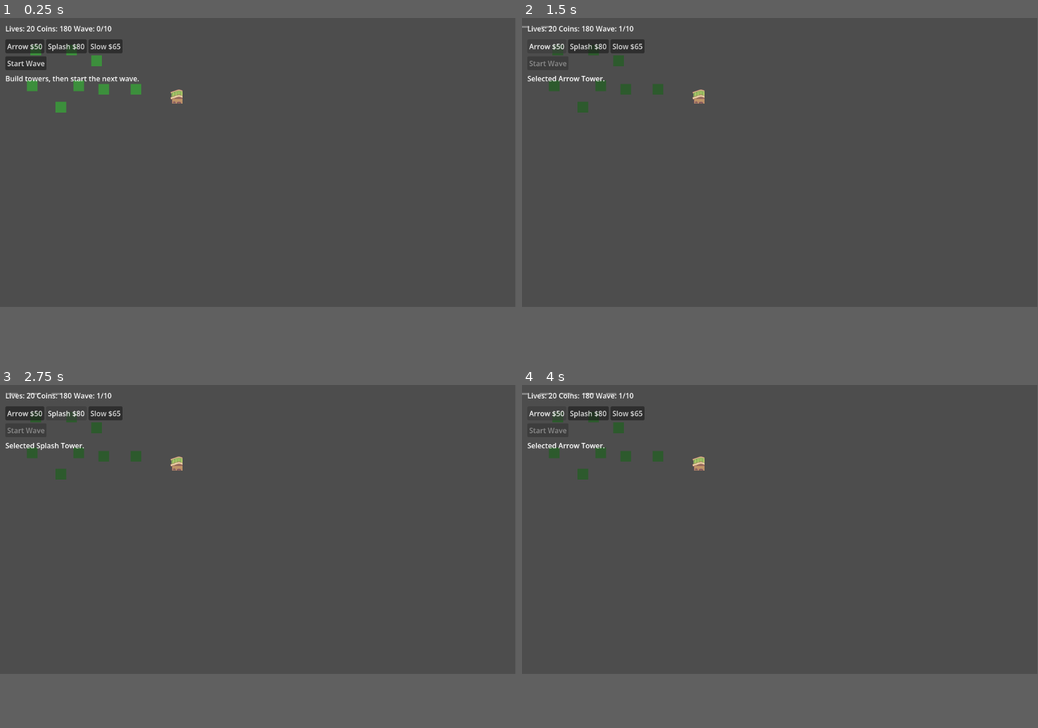
Above: before the commit, frames 1-4 (two rows, left to right).
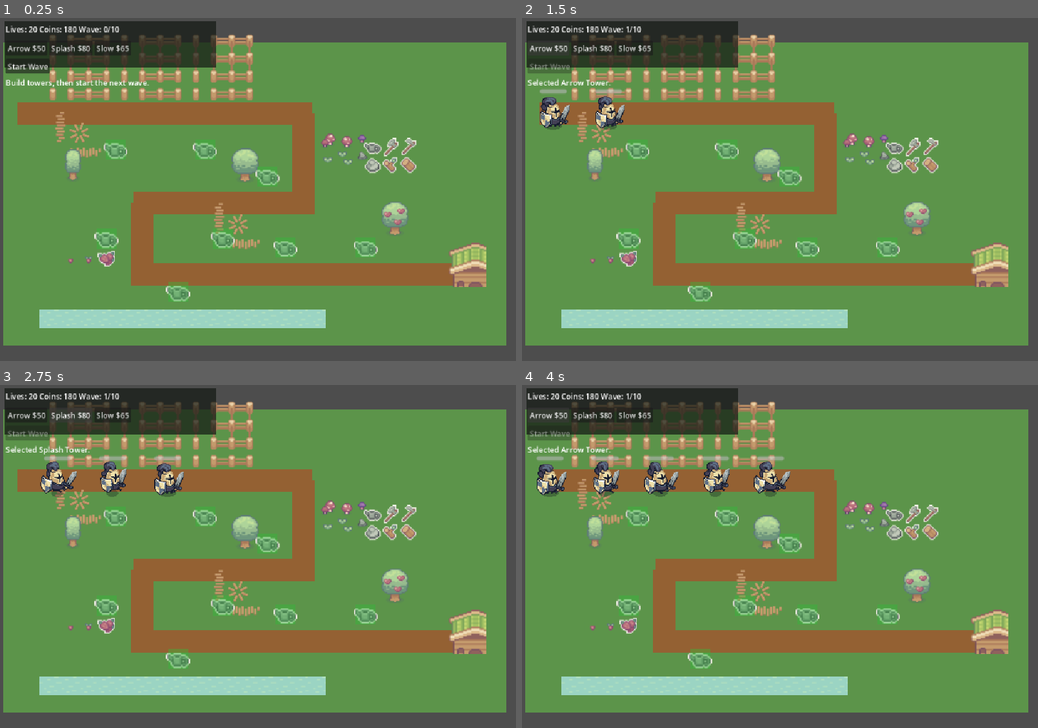
Above: after the commit, the same moments.

Repository: q107580018/croptails
Game: Godot game, scene res://scenes/Main.tscn
The game is run twice, just before and just after one commit, with the same random seed, the same clock (stepped at 60 frames per second) and the same inputs.
Inputs:
- Up to frame 1 (0.25 s): no input
- Up to frame 2 (1.5 s): click "Start Wave" at 0.5 s; click "Arrow $50" at 1.25 s
- Up to frame 3 (2.75 s): click "Splash $80" at 2 s
- Up to frame 4 (4 s): click "Slow $65" at 2.75 s; click "Arrow $50" at 3.5 s
In our replay, the window is 799x449 before the commit and 800x533 after it. These sizes can differ from the game's own. Grey fills any space a smaller window leaves; there, only what the larger window draws over its background counts as a difference.

The runs differ from the first frame. In frame 1, 85% of the frame differs, in the area x 0-100%, y 0-100%; in frame 2, 85%; in frame 3, 85%; in frame 4, 85%.

Commit message:
Update gameplay and Tiny Swords assets

Diff:
--- a/project.godot
+++ b/project.godot
@@ -10,10 +10,16 @@
 
 [application]
 
+config/name="Croptails"
 run/main_scene="res://scenes/Main.tscn"
-config/name="Croptails"
 config/features=PackedStringArray("4.6", "Mobile")
 config/icon="res://icon.svg"
+
+[display]
+
+window/size/viewport_width=1080
+window/size/viewport_height=720
+window/stretch/mode="canvas_items"
 
 [physics]
 
--- a/resources/enemies/fast_enemy.tres
+++ b/resources/enemies/fast_enemy.tres
@@ -12,5 +12,5 @@
 life_damage = 1
 sprite_texture = ExtResource("2")
 sprite_region = Rect2(0, 0, 16, 16)
-sprite_scale = Vector2(1, 1)
+sprite_scale = Vector2(0.35, 0.35)
 tint = Color(1, 1, 1, 1)
--- a/resources/enemies/normal_enemy.tres
+++ b/resources/enemies/normal_enemy.tres
@@ -12,5 +12,5 @@
 life_damage = 1
 sprite_texture = ExtResource("2")
 sprite_region = Rect2(0, 0, 16, 16)
-sprite_scale = Vector2(1, 1)
+sprite_scale = Vector2(0.35, 0.35)
 tint = Color(1, 1, 1, 1)
--- a/resources/enemies/tank_enemy.tres
+++ b/resources/enemies/tank_enemy.tres
@@ -12,5 +12,5 @@
 life_damage = 2
 sprite_texture = ExtResource("2")
 sprite_region = Rect2(0, 0, 16, 16)
-sprite_scale = Vector2(1, 1)
+sprite_scale = Vector2(0.35, 0.35)
 tint = Color(1, 1, 1, 1)
--- a/resources/waves/wave_01.tres
+++ b/resources/waves/wave_01.tres
@@ -12,6 +12,5 @@
 
 [resource]
 script = ExtResource("1")
-wave_number = 1
+entries = Array[ExtResource("2")]([SubResource("Resource_1")])
 coin_bonus = 8
-entries = Array[ExtResource("2")]([SubResource("Resource_1")])
--- a/resources/waves/wave_02.tres
+++ b/resources/waves/wave_02.tres
@@ -13,5 +13,4 @@
 [resource]
 script = ExtResource("1")
 wave_number = 2
-coin_bonus = 10
 entries = Array[ExtResource("2")]([SubResource("Resource_1")])
--- a/resources/waves/wave_03.tres
+++ b/resources/waves/wave_03.tres
@@ -13,5 +13,4 @@
 [resource]
 script = ExtResource("1")
 wave_number = 3
-coin_bonus = 10
 entries = Array[ExtResource("2")]([SubResource("Resource_1")])
--- a/resources/waves/wave_04.tres
+++ b/resources/waves/wave_04.tres
@@ -14,11 +14,10 @@
 [sub_resource type="Resource" id="Resource_2"]
 script = ExtResource("2")
 enemy = ExtResource("4")
-count = 5
 spawn_interval = 0.6
 
 [resource]
 script = ExtResource("1")
 wave_number = 4
+entries = Array[ExtResource("2")]([SubResource("Resource_1"), SubResource("Resource_2")])
 coin_bonus = 12
-entries = Array[ExtResource("2")]([SubResource("Resource_1"), SubResource("Resource_2")])
--- a/resources/waves/wave_07.tres
+++ b/resources/waves/wave_07.tres
@@ -1,14 +1,13 @@
 [gd_resource type="Resource" script_class="WaveConfig" format=3 uid="uid://db7247flt37sg"]
 
-[ext_resource type="Script" path="res://scripts/data/wave_config.gd" id="1"]
-[ext_resource type="Script" path="res://scripts/data/wave_entry.gd" id="2"]
-[ext_resource type="Resource" path="res://resources/enemies/tank_enemy.tres" id="3"]
-[ext_resource type="Resource" path="res://resources/enemies/fast_enemy.tres" id="4"]
+[ext_resource type="Script" uid="uid://cia7escdpurff" path="res://scripts/data/wave_config.gd" id="1"]
+[ext_resource type="Script" uid="uid://nrpjiidb5l8k" path="res://scripts/data/wave_entry.gd" id="2"]
+[ext_resource type="Resource" uid="uid://bnv02lj2y6uov" path="res://resources/enemies/tank_enemy.tres" id="3"]
+[ext_resource type="Resource" uid="uid://rubxxfq5kfdq" path="res://resources/enemies/fast_enemy.tres" id="4"]
 
 [sub_resource type="Resource" id="Resource_1"]
 script = ExtResource("2")
 enemy = ExtResource("3")
-count = 5
 spawn_interval = 0.85
 
 [sub_resource type="Resource" id="Resource_2"]
--- a/resources/waves/wave_09.tres
+++ b/resources/waves/wave_09.tres
@@ -15,10 +15,9 @@
 script = ExtResource("2")
 enemy = ExtResource("4")
 count = 6
-spawn_interval = 0.7
 
 [resource]
 script = ExtResource("1")
 wave_number = 9
+entries = Array[ExtResource("2")]([SubResource("Resource_1"), SubResource("Resource_2")])
 coin_bonus = 20
-entries = Array[ExtResource("2")]([SubResource("Resource_1"), SubResource("Resource_2")])
--- a/scenes/Enemy.tscn
+++ b/scenes/Enemy.tscn
@@ -1,6 +1,57 @@
-[gd_scene format=3]
+[gd_scene load_steps=10 format=3]
 
 [ext_resource type="Script" path="res://scripts/game/enemy.gd" id="1_enemy"]
+[ext_resource type="Texture2D" uid="uid://l28tql7elrhi" path="res://assets/Tiny Swords/Units/Black Units/Warrior/Warrior_Run.png" id="2_run"]
+
+[sub_resource type="AtlasTexture" id="AtlasTexture_run_0"]
+atlas = ExtResource("2_run")
+region = Rect2(0, 0, 192, 192)
+
+[sub_resource type="AtlasTexture" id="AtlasTexture_run_1"]
+atlas = ExtResource("2_run")
+region = Rect2(192, 0, 192, 192)
+
+[sub_resource type="AtlasTexture" id="AtlasTexture_run_2"]
+atlas = ExtResource("2_run")
+region = Rect2(384, 0, 192, 192)
+
+[sub_resource type="AtlasTexture" id="AtlasTexture_run_3"]
+atlas = ExtResource("2_run")
+region = Rect2(576, 0, 192, 192)
+
+[sub_resource type="AtlasTexture" id="AtlasTexture_run_4"]
+atlas = ExtResource("2_run")
+region = Rect2(768, 0, 192, 192)
+
+[sub_resource type="AtlasTexture" id="AtlasTexture_run_5"]
+atlas = ExtResource("2_run")
+region = Rect2(960, 0, 192, 192)
+
+[sub_resource type="SpriteFrames" id="SpriteFrames_enemy_run"]
+animations = [{
+"frames": [{
+"duration": 1.0,
+"texture": SubResource("AtlasTexture_run_0")
+}, {
+"duration": 1.0,
+"texture": SubResource("AtlasTexture_run_1")
+}, {
+"duration": 1.0,
+"texture": SubResource("AtlasTexture_run_2")
+}, {
+"duration": 1.0,
+"texture": SubResource("AtlasTexture_run_3")
+}, {
+"duration": 1.0,
+"texture": SubResource("AtlasTexture_run_4")
+}, {
+"duration": 1.0,
+"texture": SubResource("AtlasTexture_run_5")
+}],
+"loop": true,
+"name": &"run",
+"speed": 10.0
+}]
 
 [sub_resource type="CircleShape2D" id="CircleShape2D_hit"]
 radius = 10.0
@@ -8,7 +59,11 @@
 [node name="root" type="PathFollow2D" unique_id=129724694]
 script = ExtResource("1_enemy")
 
-[node name="Sprite2D" type="Sprite2D" parent="." unique_id=1822553621]
+[node name="AnimatedSprite2D" type="AnimatedSprite2D" parent="." unique_id=1822553621]
+scale = Vector2(0.35, 0.35)
+sprite_frames = SubResource("SpriteFrames_enemy_run")
+animation = &"run"
+autoplay = "run"
 
 [node name="HealthBar" type="ProgressBar" parent="." unique_id=393750811]
 offset_left = -12.0
--- a/scenes/Main.tscn
+++ b/scenes/Main.tscn
@@ -1,66 +1,220 @@
-[gd_scene format=3 uid="uid://c4o2ybc1nue4f"]
+[gd_scene format=3 uid="uid://dbag3lurfiiew"]
 
 [ext_resource type="Script" uid="uid://dsac6ao6xol7" path="res://scripts/state/state_machine.gd" id="1_sm"]
 [ext_resource type="Script" uid="uid://b0g07b827qel0" path="res://scripts/state/build_phase.gd" id="2_bp"]
 [ext_resource type="Script" uid="uid://bxdx7fevsot43" path="res://scripts/state/wave_phase.gd" id="3_wp"]
 [ext_resource type="Script" uid="uid://hjvvnrmn5smd" path="res://scripts/state/victory_phase.gd" id="4_vp"]
 [ext_resource type="Script" uid="uid://hyrsf4rxf56a" path="res://scripts/state/defeat_phase.gd" id="5_dp"]
-[ext_resource type="Script" path="res://scripts/game/main.gd" id="6_main"]
-[ext_resource type="Script" path="res://scripts/ui/hud.gd" id="7_hud"]
+[ext_resource type="Script" uid="uid://cyimmcypr7cys" path="res://scripts/game/main.gd" id="6_main"]
+[ext_resource type="Script" uid="uid://b7ry20j25i53i" path="res://scripts/ui/hud.gd" id="7_hud"]
 [ext_resource type="PackedScene" path="res://scenes/TowerSlot.tscn" id="8_slot"]
-[ext_resource type="CompressedTexture2D" uid="uid://32s7r74hqpnk" path="res://assets/game/objects/free_chicken_house.png" id="9_chicken"]
+[ext_resource type="Texture2D" uid="uid://32s7r74hqpnk" path="res://assets/game/objects/free_chicken_house.png" id="9_chicken"]
+[ext_resource type="Texture2D" uid="uid://4vmn5g7w08w8" path="res://assets/game/objects/paths.png" id="10_paths"]
+[ext_resource type="Texture2D" uid="uid://5a3qv4njl0yj" path="res://assets/game/tilesets/water.png" id="11_water"]
+[ext_resource type="Texture2D" uid="uid://ua8brkh8au33" path="res://assets/game/tilesets/fences.png" id="12_fences"]
+[ext_resource type="Texture2D" uid="uid://dppe0mjob4bcd" path="res://assets/game/objects/basic_grass_biom_things.png" id="13_grass_objects"]
+[ext_resource type="Texture2D" uid="uid://uvjft44t5mh2" path="res://assets/game/objects/basic_tools_and_meterials.png" id="14_tools"]
 
 [sub_resource type="Curve2D" id="Curve2D_enemy"]
 _data = {
 "points": PackedVector2Array(0, 0, 0, 0, 0, 40, 0, 0, 0, 0, 248, 40, 0, 0, 0, 0, 248, 120, 0, 0, 0, 0, 104, 120, 0, 0, 0, 0, 104, 184, 0, 0, 0, 0, 376, 184)
 }
+point_count = 6
 
 [node name="root" type="Node2D" unique_id=1906210728]
 script = ExtResource("6_main")
 
-[node name="Map" type="TileMapLayer" parent="." unique_id=1806014128]
-
-[node name="EnemyPath" type="Path2D" parent="." unique_id=110740544]
+[node name="World" type="Node2D" parent="." unique_id=1322108413]
+position = Vector2(40, 130)
+scale = Vector2(2, 2)
+
+[node name="Background" type="ColorRect" parent="World" unique_id=2028990558]
+offset_left = -20.0
+offset_top = -24.0
+offset_right = 430.0
+offset_bottom = 248.0
+mouse_filter = 2
+color = Color(0.36, 0.58, 0.29, 1)
+
+[node name="RoadSegments" type="Node2D" parent="World" unique_id=1029673469]
+
+[node name="RoadTop" type="ColorRect" parent="World/RoadSegments" unique_id=1324731876]
+offset_left = -8.0
+offset_top = 30.0
+offset_right = 256.0
+offset_bottom = 50.0
+mouse_filter = 2
+color = Color(0.58, 0.38, 0.2, 1)
+
+[node name="RoadRightDrop" type="ColorRect" parent="World/RoadSegments" unique_id=1230367133]
+offset_left = 238.0
+offset_top = 40.0
+offset_right = 258.0
+offset_bottom = 130.0
+mouse_filter = 2
+color = Color(0.58, 0.38, 0.2, 1)
+
+[node name="RoadMiddle" type="ColorRect" parent="World/RoadSegments" unique_id=277500277]
+offset_left = 96.0
+offset_top = 110.0
+offset_right = 258.0
+offset_bottom = 130.0
+mouse_filter = 2
+color = Color(0.58, 0.38, 0.2, 1)
+
+[node name="RoadLeftDrop" type="ColorRect" parent="World/RoadSegments" unique_id=618080361]
+offset_left = 94.0
+offset_top = 120.0
+offset_right = 114.0
+offset_bottom = 194.0
+mouse_filter = 2
+color = Color(0.58, 0.38, 0.2, 1)
+
+[node name="RoadBottom" type="ColorRect" parent="World/RoadSegments" unique_id=180322617]
+offset_left = 96.0
+offset_top = 174.0
+offset_right = 384.0
+offset_bottom = 194.0
+mouse_filter = 2
+color = Color(0.58, 0.38, 0.2, 1)
+
+[node name="Decor" type="Node2D" parent="World" unique_id=370219348]
+
+[node name="WaterSouth" type="Sprite2D" parent="World/Decor" unique_id=2140756454]
+position = Vector2(44, 224)
+texture = ExtResource("11_water")
+region_enabled = true
+region_rect = Rect2(0, 0, 64, 16)
+
+[node name="WaterSouth2" type="Sprite2D" parent="World/Decor" unique_id=133885105]
+position = Vector2(108, 224)
+texture = ExtResource("11_water")
+region_enabled = true
+region_rect = Rect2(0, 0, 64, 16)
+
+[node name="WaterSouth3" type="Sprite2D" parent="World/Decor" unique_id=1506627247]
+position = Vector2(172, 224)
+texture = ExtResource("11_water")
+region_enabled = true
+region_rect = Rect2(0, 0, 64, 16)
+
+[node name="WaterSouth4" type="Sprite2D" parent="World/Decor" unique_id=1182396829]
+position = Vector2(236, 224)
+texture = ExtResource("11_water")
+region_enabled = true
+region_rect = Rect2(0, 0, 64, 16)
+
+[node name="FenceNorth1" type="Sprite2D" parent="World/Decor" unique_id=453594100]
+position = Vector2(48, 0)
+texture = ExtResource("12_fences")
+region_enabled = true
+region_rect = Rect2(0, 0, 64, 64)
+
+[node name="FenceNorth2" type="Sprite2D" parent="World/Decor" unique_id=1650155659]
+position = Vector2(112, 0)
+texture = ExtResource("12_fences")
+region_enabled = true
+region_rect = Rect2(0, 0, 64, 64)
+
+[node name="FenceNorth3" type="Sprite2D" parent="World/Decor" unique_id=1676982962]
+position = Vector2(176, 0)
+texture = ExtResource("12_fences")
+region_enabled = true
+region_rect = Rect2(0, 0, 64, 64)
+
+[node name="PathDetailTop" type="Sprite2D" parent="World/Decor" unique_id=918096133]
+position = Vector2(48, 58)
+scale = Vector2(0.7, 0.7)
+texture = ExtResource("10_paths")
+region_enabled = true
+region_rect = Rect2(0, 0, 64, 64)
+
+[node name="PathDetailMiddle" type="Sprite2D" parent="World/Decor" unique_id=1793469504]
+position = Vector2(190, 140)
+scale = Vector2(0.7, 0.7)
+texture = ExtResource("10_paths")
+region_enabled = true
+region_rect = Rect2(0, 0, 64, 64)
+
+[node name="ToolsCrate" type="Sprite2D" parent="World/Decor" unique_id=2123328471]
+position = Vector2(326, 78)
+texture = ExtResource("14_tools")
+region_enabled = true
+region_rect = Rect2(0, 0, 48, 32)
+
+[node name="GrassClump01" type="Sprite2D" parent="World/Decor" unique_id=1201864109]
+position = Vector2(42, 88)
+texture = ExtResource("13_grass_objects")
+region_enabled = true
+region_rect = Rect2(0, 0, 16, 32)
+
+[node name="GrassClump02" type="Sprite2D" parent="World/Decor" unique_id=2055554316]
+position = Vector2(196, 86)
+texture = ExtResource("13_grass_objects")
+region_enabled = true
+region_rect = Rect2(16, 0, 32, 32)
+
+[node name="GrassClump03" type="Sprite2D" parent="World/Decor" unique_id=1574971394]
+position = Vector2(330, 134)
+texture = ExtResource("13_grass_objects")
+region_enabled = true
+region_rect = Rect2(48, 0, 32, 32)
+
+[node name="FlowerPatch" type="Sprite2D" parent="World/Decor" unique_id=462006365]
+position = Vector2(286, 72)
+texture = ExtResource("13_grass_objects")
+region_enabled = true
+region_rect = Rect2(80, 0, 48, 32)
+
+[node name="MushroomPatch" type="Sprite2D" parent="World/Decor" unique_id=1296840130]
+position = Vector2(56, 170)
+texture = ExtResource("13_grass_objects")
+region_enabled = true
+region_rect = Rect2(32, 48, 48, 16)
+
+[node name="Map" type="TileMapLayer" parent="World" unique_id=1806014128]
+
+[node name="EnemyPath" type="Path2D" parent="World" unique_id=110740544]
 curve = SubResource("Curve2D_enemy")
 
-[node name="TowerSlots" type="Node2D" parent="." unique_id=1656303724]
-
-[node name="Slot01" parent="TowerSlots" instance=ExtResource("8_slot")]
+[node name="TowerSlots" type="Node2D" parent="World" unique_id=1656303724]
+
+[node name="Slot01" parent="World/TowerSlots" unique_id=411594594 instance=ExtResource("8_slot")]
 position = Vector2(80, 72)
 
-[node name="Slot02" parent="TowerSlots" instance=ExtResource("8_slot")]
+[node name="Slot02" parent="World/TowerSlots" unique_id=696830187 instance=ExtResource("8_slot")]
 position = Vector2(160, 72)
 
-[node name="Slot03" parent="TowerSlots" instance=ExtResource("8_slot")]
+[node name="Slot03" parent="World/TowerSlots" unique_id=31941829 instance=ExtResource("8_slot")]
 position = Vector2(216, 96)
 
-[node name="Slot04" parent="TowerSlots" instance=ExtResource("8_slot")]
+[node name="Slot04" parent="World/TowerSlots" unique_id=1187132926 instance=ExtResource("8_slot")]
 position = Vector2(176, 152)
 
-[node name="Slot05" parent="TowerSlots" instance=ExtResource("8_slot")]
+[node name="Slot05" parent="World/TowerSlots" unique_id=1184236872 instance=ExtResource("8_slot")]
 position = Vector2(72, 152)
 
-[node name="Slot06" parent="TowerSlots" instance=ExtResource("8_slot")]
+[node name="Slot06" parent="World/TowerSlots" unique_id=406210014 instance=ExtResource("8_slot")]
 position = Vector2(136, 200)
 
-[node name="Slot07" parent="TowerSlots" instance=ExtResource("8_slot")]
+[node name="Slot07" parent="World/TowerSlots" unique_id=565865912 instance=ExtResource("8_slot")]
 position = Vector2(232, 160)
 
-[node name="Slot08" parent="TowerSlots" instance=ExtResource("8_slot")]
+[node name="Slot08" parent="World/TowerSlots" unique_id=303323577 instance=ExtResource("8_slot")]
 position = Vector2(304, 160)
 
-[node name="FarmTarget" type="Sprite2D" parent="." unique_id=684925731]
+[node name="FarmTarget" type="Sprite2D" parent="World" unique_id=684925731]
 position = Vector2(392, 176)
+scale = Vector2(1.25, 1.25)
 texture = ExtResource("9_chicken")
 region_enabled = true
 region_rect = Rect2(0, 0, 32, 32)
-scale = Vector2(1, 1)
-
-[node name="Towers" type="Node2D" parent="." unique_id=1802146912]
-
-[node name="Enemies" type="Node2D" parent="." unique_id=2028182206]
-
-[node name="Projectiles" type="Node2D" parent="." unique_id=2041062928]
+
+[node name="Towers" type="Node2D" parent="World" unique_id=1802146912]
+
+[node name="Enemies" type="Node2D" parent="World" unique_id=2028182206]
+
+[node name="Projectiles" type="Node2D" parent="World" unique_id=2041062928]
 
 [node name="GameStateMachine" type="Node" parent="." unique_id=859263180]
 script = ExtResource("1_sm")
@@ -80,16 +234,21 @@
 [node name="UI" type="CanvasLayer" parent="." unique_id=925799140]
 
 [node name="Hud" type="Control" parent="UI" unique_id=2009209633]
-layout_mode = 2
-anchor_left = 0.0
-anchor_top = 0.0
+layout_mode = 3
+anchors_preset = 15
 anchor_right = 1.0
 anchor_bottom = 1.0
-offset_left = 0.0
-offset_top = 0.0
-offset_right = 0.0
-offset_bottom = 0.0
+mouse_filter = 2
 script = ExtResource("7_hud")
+
+[node name="HudPanel" type="ColorRect" parent="UI/Hud" unique_id=491971811]
+layout_mode = 0
+offset_left = 10.0
+offset_top = 8.0
+offset_right = 452.0
+offset_bottom = 104.0
+mouse_filter = 2
+color = Color(0.08, 0.1, 0.08, 0.72)
 
 [node name="TopBar" type="HBoxContainer" parent="UI/Hud" unique_id=1130346769]
 layout_mode = 0
@@ -129,13 +288,17 @@
 offset_top = 86.0
 
 [node name="RestartButton" type="Button" parent="UI/Hud" unique_id=1422692703]
+visible = false
 layout_mode = 0
 offset_left = 120.0
 offset_top = 86.0
-visible = false
 
 [node name="StatusLabel" type="Label" parent="UI/Hud" unique_id=999042394]
 layout_mode = 0
 offset_left = 12.0
 offset_top = 124.0
 offset_right = 400.0
+
+[node name="Camera2D" type="Camera2D" parent="." unique_id=791127260]
+position = Vector2(455, 346)
+zoom = Vector2(1.17, 1.17)
--- a/scenes/Tower.tscn
+++ b/scenes/Tower.tscn
@@ -1,6 +1,7 @@
 [gd_scene format=3]
 
 [ext_resource type="Script" path="res://scripts/game/tower.gd" id="1_tower"]
+[ext_resource type="Texture2D" uid="uid://bswxcm6sm22wj" path="res://assets/game/characters/basic_charakter_spritesheet.png" id="2_character"]
 
 [node name="root" type="Area2D" unique_id=558663854]
 collision_layer = 2
@@ -8,11 +9,16 @@
 script = ExtResource("1_tower")
 
 [node name="Sprite2D" type="Sprite2D" parent="." unique_id=409228308]
+position = Vector2(0, -16)
+texture = ExtResource("2_character")
+region_enabled = true
+region_rect = Rect2(0, 0, 48, 48)
+scale = Vector2(0.8, 0.8)
 
 [node name="Marker" type="ColorRect" parent="." unique_id=1277375983]
-offset_left = -8.0
-offset_top = -24.0
-offset_right = 8.0
-offset_bottom = -19.0
+offset_left = -10.0
+offset_top = -26.0
+offset_right = 10.0
+offset_bottom = -21.0
 
 [node name="RangeShape" type="CollisionShape2D" parent="." unique_id=1484846685]
--- a/scenes/TowerSlot.tscn
+++ b/scenes/TowerSlot.tscn
@@ -1,6 +1,7 @@
 [gd_scene format=3]
 
 [ext_resource type="Script" path="res://scripts/game/tower_slot.gd" id="1_slot"]
+[ext_resource type="Texture2D" uid="uid://uvjft44t5mh2" path="res://assets/game/objects/basic_tools_and_meterials.png" id="2_tools"]
 
 [sub_resource type="RectangleShape2D" id="RectangleShape2D_slot"]
 size = Vector2(28, 28)
@@ -11,12 +12,19 @@
 collision_layer = 1
 collision_mask = 0
 
+[node name="BuildPad" type="Sprite2D" parent="." unique_id=671405573]
+texture = ExtResource("2_tools")
+region_enabled = true
+region_rect = Rect2(0, 0, 16, 16)
+scale = Vector2(1.35, 1.35)
+
 [node name="Marker" type="ColorRect" parent="." unique_id=184902976]
-offset_left = -12.0
-offset_top = -12.0
-offset_right = 12.0
-offset_bottom = 12.0
-color = Color(0.2, 0.7, 0.2, 0.65)
+offset_left = -9.0
+offset_top = -9.0
+offset_right = 9.0
+offset_bottom = 9.0
+mouse_filter = 2
+color = Color(0.18, 0.75, 0.22, 0.38)
 
 [node name="CollisionShape2D" type="CollisionShape2D" parent="." unique_id=1998337628]
 shape = SubResource("RectangleShape2D_slot")
--- a/scripts/game/enemy.gd
+++ b/scripts/game/enemy.gd
@@ -6,7 +6,7 @@
 
 @export var config: EnemyConfig
 
-@onready var sprite: Sprite2D = $Sprite2D
+@onready var sprite: AnimatedSprite2D = $AnimatedSprite2D
 @onready var health_bar: ProgressBar = $HealthBar
 
 var health: int = 1
@@ -36,11 +36,9 @@
 	health = config.max_health
 	base_speed = config.speed
 	if is_node_ready():
-		sprite.texture = config.sprite_texture
-		sprite.region_enabled = true
-		sprite.region_rect = config.sprite_region
 		sprite.scale = config.sprite_scale
 		sprite.modulate = config.tint
+		sprite.play(&"run")
 		health_bar.max_value = config.max_health
 		health_bar.value = health
 
--- a/scripts/game/main.gd
+++ b/scripts/game/main.gd
@@ -24,9 +24,9 @@
 	preload("res://resources/waves/wave_10.tres"),
 ]
 
-@onready var enemy_path: Path2D = $EnemyPath
-@onready var tower_slots: Node2D = $TowerSlots
-@onready var towers: Node2D = $Towers
+@onready var enemy_path: Path2D = $World/EnemyPath
+@onready var tower_slots: Node2D = $World/TowerSlots
+@onready var towers: Node2D = $World/Towers
 @onready var state_machine: StateMachine = $GameStateMachine
 @onready var hud: Hud = $UI/Hud
 
@@ -35,6 +35,7 @@
 var current_wave_index: int = 0
 var selected_tower_index: int = 0
 var spawning: bool = false
+var auto_starting_next_wave: bool = false
 
 func _ready() -> void:
 	hud.setup(self)
@@ -80,8 +81,8 @@
 func set_status(text: String) -> void:
 	status_changed.emit(text)
 
-func show_restart(visible: bool) -> void:
-	hud.show_restart(visible)
+func show_restart(should_show: bool) -> void:
+	hud.show_restart(should_show)
 
 func restart() -> void:
 	get_tree().reload_current_scene()
@@ -108,15 +109,15 @@
 	coins -= config.cost
 	var tower := tower_scene.instantiate() as Tower
 	tower.config = config
+	towers.add_child(tower)
 	tower.global_position = slot.global_position
-	towers.add_child(tower)
 	slot.mark_occupied()
 	_emit_stats()
 
 func _on_enemy_died(_enemy: Enemy, reward: int) -> void:
 	coins += reward
 	_emit_stats()
-	_check_wave_end.call_deferred()
+	_check_wave_end_after_tree_update()
 
 func _on_enemy_reached_goal(_enemy: Enemy, life_damage: int) -> void:
 	lives = max(lives - life_damage, 0)
@@ -124,10 +125,10 @@
 	if lives <= 0:
 		state_machine.transition_to(&"DefeatPhase")
 	else:
-		_check_wave_end.call_deferred()
+		_check_wave_end_after_tree_update()
 
 func _check_wave_end() -> void:
-	if spawning or enemy_path.get_child_count() > 0:
+	if spawning or _active_enemy_count() > 0:
 		return
 	if lives <= 0:
 		state_machine.transition_to(&"DefeatPhase")
@@ -136,6 +137,28 @@
 	else:
 		coins += waves[current_wave_index - 1].coin_bonus
 		state_machine.transition_to(&"BuildPhase")
+		_auto_start_next_wave.call_deferred()
 
 func _emit_stats() -> void:
 	stats_changed.emit(lives, coins, current_wave_index, waves.size())
+
+func _check_wave_end_after_tree_update() -> void:
+	await get_tree().process_frame
+	_check_wave_end()
+
+func _active_enemy_count() -> int:
+	var count := 0
+	for child: Node in enemy_path.get_children():
+		if not child.is_queued_for_deletion():
+			count += 1
+	return count
+
+func _auto_start_next_wave() -> void:
+	if auto_starting_next_wave or not has_more_waves():
+		return
+	auto_starting_next_wave = true
+	set_status("Next wave starts soon. Build quickly.")
+	await get_tree().create_timer(2.0).timeout
+	auto_starting_next_wave = false
+	if lives > 0 and has_more_waves() and state_machine.current_state and state_machine.current_state.name == &"BuildPhase":
+		state_machine.transition_to(&"WavePhase")
--- a/scripts/game/tower.gd
+++ b/scripts/game/tower.gd
@@ -26,6 +26,9 @@
 	config = new_config
 	if is_node_ready():
 		marker.color = config.marker_color
+		sprite.region_enabled = true
+		sprite.region_rect = _role_region(config.role)
+		sprite.modulate = Color.WHITE
 		var circle := CircleShape2D.new()
 		circle.radius = config.range
 		range_shape.shape = circle
@@ -60,3 +63,13 @@
 			var enemy := node as Enemy
 			if enemy != target and enemy.global_position.distance_to(center) <= config.splash_radius:
 				enemy.take_damage(maxi(1, int(config.damage * 0.5)))
+
+
+func _role_region(role: TowerConfig.Role) -> Rect2:
+	match role:
+		TowerConfig.Role.SPLASH:
+			return Rect2(48, 0, 48, 48)
+		TowerConfig.Role.SLOW:
+			return Rect2(96, 0, 48, 48)
+		_:
+			return Rect2(0, 0, 48, 48)
--- a/scripts/state/wave_phase.gd
+++ b/scripts/state/wave_phase.gd
@@ -2,7 +2,7 @@
 extends State
 
 func enter(_msg: Dictionary = {}) -> void:
-	game.set_building_enabled(false)
+	game.set_building_enabled(true)
 	game.set_start_wave_enabled(false)
-	game.set_status("Wave in progress.")
+	game.set_status("Wave in progress. You can keep building.")
 	game.spawn_current_wave()
--- a/scripts/ui/hud.gd
+++ b/scripts/ui/hud.gd
@@ -34,8 +34,8 @@
 	start_wave_button.disabled = not enabled
 
 
-func show_restart(visible: bool) -> void:
-	restart_button.visible = visible
+func show_restart(should_show: bool) -> void:
+	restart_button.visible = should_show
 
 
 func _on_stats_changed(lives: int, coins: int, wave: int, max_waves: int) -> void:
Binary file added: assets/Tiny Swords/Buildings/Black Buildings/Archery.png
Not shown, added: assets/Tiny Swords/Buildings/Black Buildings/Archery.png.import
Binary file added: assets/Tiny Swords/Buildings/Black Buildings/Barracks.png
Not shown, added: assets/Tiny Swords/Buildings/Black Buildings/Barracks.png.import
Binary file added: assets/Tiny Swords/Buildings/Black Buildings/Castle.png
Not shown, added: assets/Tiny Swords/Buildings/Black Buildings/Castle.png.import
Binary file added: assets/Tiny Swords/Buildings/Black Buildings/House1.png
Not shown, added: assets/Tiny Swords/Buildings/Black Buildings/House1.png.import
Binary file added: assets/Tiny Swords/Buildings/Black Buildings/House2.png
Not shown, added: assets/Tiny Swords/Buildings/Black Buildings/House2.png.import
Binary file added: assets/Tiny Swords/Buildings/Black Buildings/House3.png
Not shown, added: assets/Tiny Swords/Buildings/Black Buildings/House3.png.import
(and 837 more such lines)
